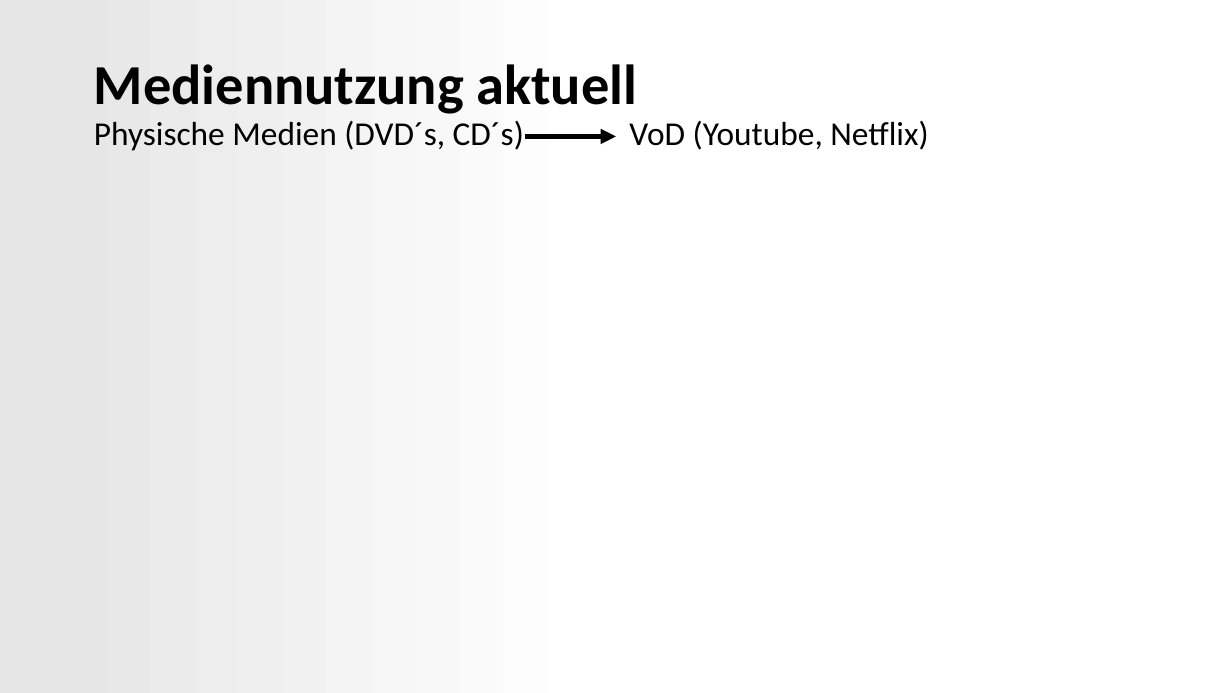
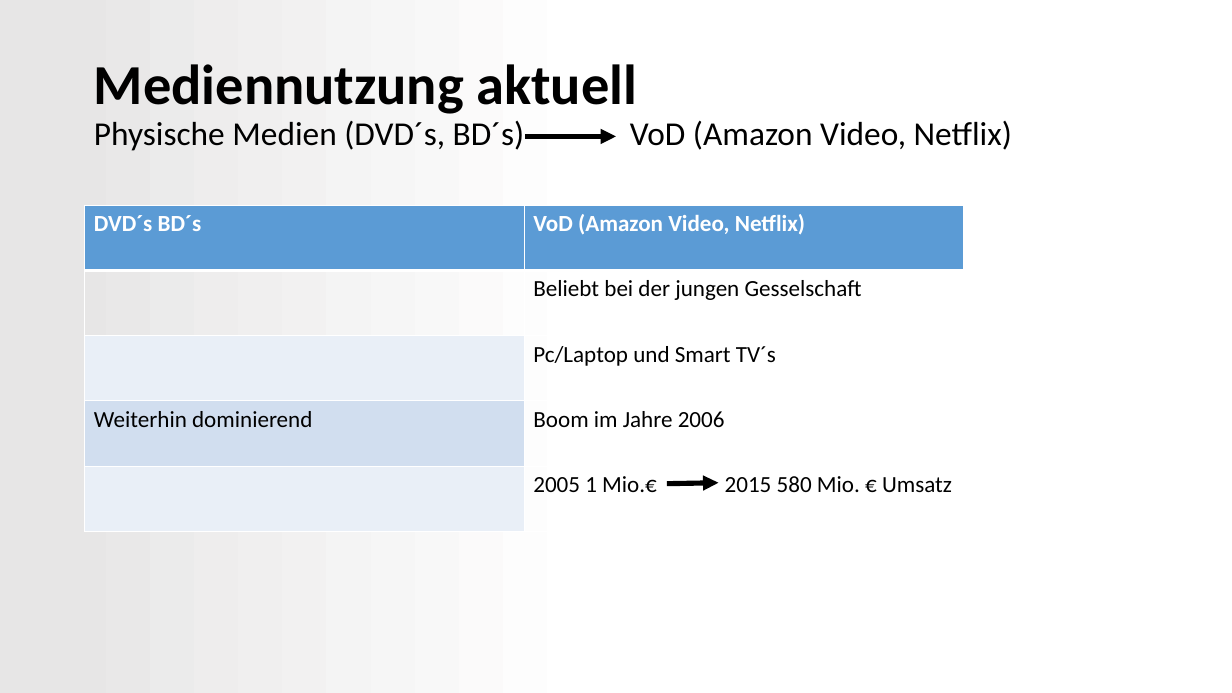
Before and after one commit to Seany1992/MuW, a slide deck: slide 7 of Medienwandel im 21.pptx. Drawn at 1232x693 pixels with LibreOffice and Linux fonts; fonts in the diff are those of the drawing. Boxes give left, top, right and bottom in pixels: in the first picture for what was removed or moved away, otherwise in the second. Text is boxed around its words. In the diff, an @@ line names an element or a change of style, - is before the commit and + after.

```diff
--- a/Medienwandel im 21.pptx
+++ b/Medienwandel im 21.pptx
@@ title at [94, 64, 1012, 151]: text changed @@
-Mediennutzung aktuell
-Physische Medien (DVD´s, CD´s) VoD (Youtube, Netflix)
+Mediennutzung aktuell
+Physische Medien (DVD´s, BD´s) VoD (Amazon Video, Netflix)
@@ table added at [85, 205, 965, 531], 5 rows, 2 columns @@
+DVD´s BD´s | VoD (Amazon Video, Netflix)
+ | Beliebt bei der jungen Gesselschaft
+ | Pc/Laptop und Smart TV´s
+Weiterhin dominierend | Boom im Jahre 2006
+ | 2005 1 Mio.€ 2015 580 Mio. € Umsatz
@@ arrow added from (667, 483) to (719, 482), #000000 4 pt @@
```
Also in this commit, not shown: 3 other slides changed, 1 other file.
